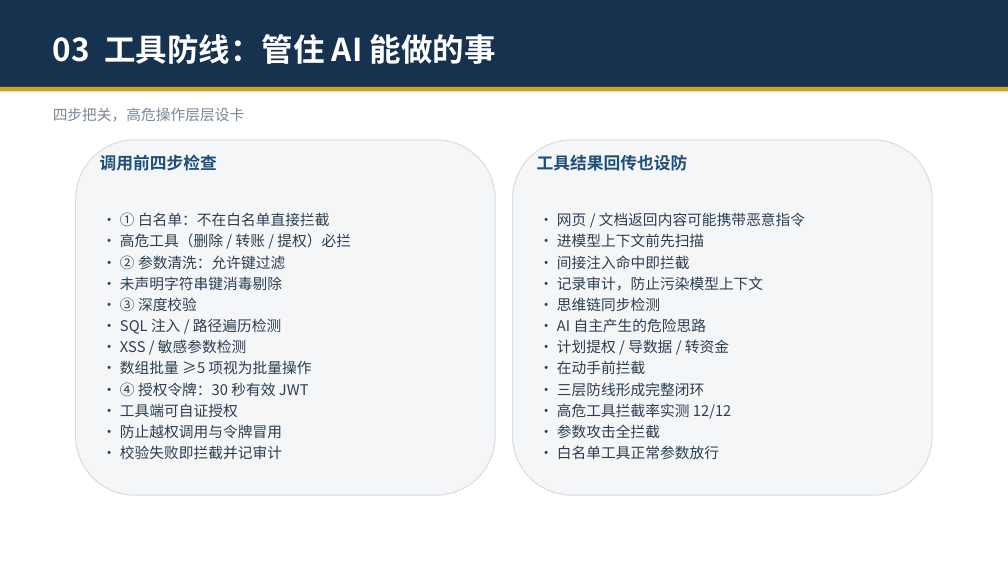
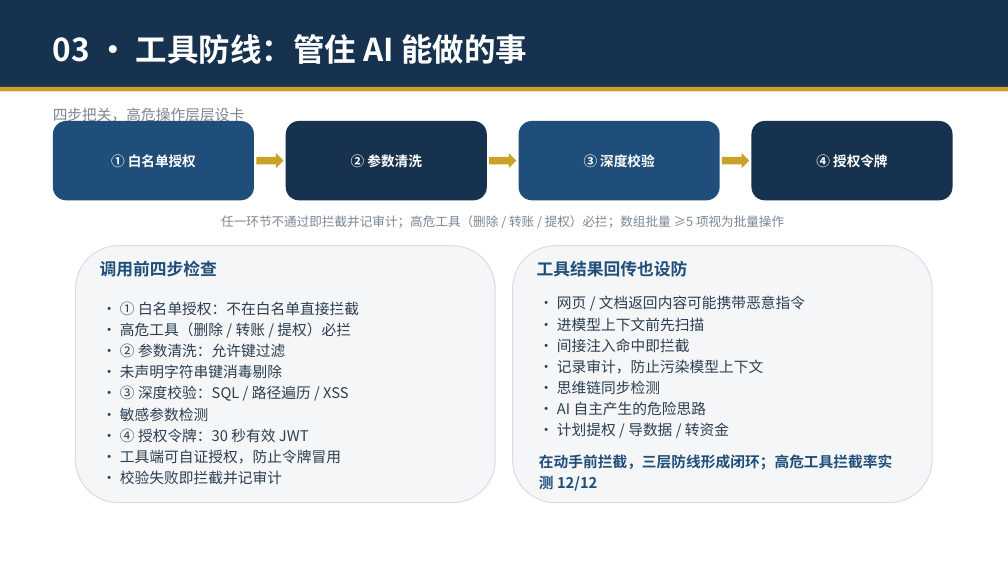
Before and after one commit to zhengyucheng-ktt/security-guard-agent, a slide deck: slide 7 of 安全交互守护智能体-演示.pptx. Drawn at 1008x567 pixels with LibreOffice and Linux fonts; fonts in the diff are those of the drawing. Boxes give left, top, right and bottom in pixels: in the first picture for what was removed or moved away, otherwise in the second. Text is boxed around its words. In the diff, an @@ line names an element or a change of style, - is before the commit and + after.

Commit message:
重新生成PPT(白名单术语修正后的最新版)

```diff
--- a/安全交互守护智能体-演示.pptx
+++ b/安全交互守护智能体-演示.pptx
@@ text at (x1=53, y1=34, x2=527, y2=64): text changed @@
-03 工具防线：管住 AI 能做的事
+03 · 工具防线：管住 AI 能做的事
@@ rounded rectangle added at (x1=53, y1=121, x2=254, y2=200), fill #1E4E79 @@
@@ rounded rectangle added at (x1=286, y1=121, x2=487, y2=200), fill #16324F @@
@@ rounded rectangle added at (x1=519, y1=121, x2=720, y2=200), fill #1E4E79 @@
@@ rounded rectangle added at (x1=752, y1=121, x2=953, y2=200), fill #16324F @@
@@ text added at (x1=111, y1=154, x2=196, y2=168), 13 pt, text #FFFFFF, bold @@
+① 白名单授权
@@ right arrow added at (x1=256, y1=153, x2=284, y2=168), fill #C9A227 @@
@@ text added at (x1=351, y1=154, x2=422, y2=168), 13 pt, text #FFFFFF, bold @@
+② 参数清洗
@@ right arrow added at (x1=489, y1=153, x2=516, y2=168), fill #C9A227 @@
@@ text added at (x1=584, y1=154, x2=655, y2=168), 13 pt, text #FFFFFF, bold @@
+③ 深度校验
@@ right arrow added at (x1=722, y1=153, x2=749, y2=168), fill #C9A227 @@
@@ text added at (x1=816, y1=154, x2=888, y2=168), 13 pt, text #FFFFFF, bold @@
+④ 授权令牌
@@ text added at (x1=221, y1=215, x2=784, y2=228), 12 pt, text #7A8794 @@
+任一环节不通过即拦截并记审计；高危工具（删除 / 转账 / 提权）必拦；数组批量 ≥5 项视为批量操作
@@ rounded rectangle resized from (x1=76, y1=140, x2=495, y2=495) to (x1=76, y1=246, x2=495, y2=503) @@
@@ text "调用前四步检查" moved from (x1=100, y1=155, x2=217, y2=171) to (x1=100, y1=261, x2=217, y2=277) @@
@@ rounded rectangle resized from (x1=513, y1=140, x2=932, y2=495) to (x1=513, y1=246, x2=932, y2=503) @@
@@ text "工具结果回传也设防" moved from (x1=537, y1=154, x2=688, y2=171) to (x1=537, y1=260, x2=688, y2=277) @@
@@ text "• ① 白名单授权：不在白名单直接拦截" moved from (x1=120, y1=212, x2=351, y2=459) to (x1=120, y1=301, x2=359, y2=484) @@
@@ text "• 网页 / 文档返回内容可能携带恶意指令" moved from (x1=557, y1=212, x2=805, y2=460) to (x1=539, y1=295, x2=892, y2=493) @@
@@ text at (x1=120, y1=301, x2=359, y2=316): text changed @@
-• ① 白名单：不在白名单直接拦截
+• ① 白名单授权：不在白名单直接拦截
@@ text at (x1=120, y1=385, x2=349, y2=421): text changed @@
-• ③ 深度校验
-• SQL 注入 / 路径遍历检测
-• XSS / 敏感参数检测
-• 数组批量 ≥5 项视为批量操作
+• ③ 深度校验：SQL / 路径遍历 / XSS
+• 敏感参数检测
@@ text at (x1=120, y1=449, x2=341, y2=464): text changed @@
-• 工具端可自证授权
-• 防止越权调用与令牌冒用
+• 工具端可自证授权，防止令牌冒用
@@ text at (x1=539, y1=454, x2=892, y2=493): text changed; text colour #2C3E50 to #1E4E79; bold on @@
-• 在动手前拦截
-• 三层防线形成完整闭环
-• 高危工具拦截率实测 12/12
-• 参数攻击全拦截
-• 白名单工具正常参数放行
+在动手前拦截，三层防线形成闭环；高危工具拦截率实测 12/12
```
Also in this commit, not shown: 13 other slides changed, 1 slide added.
